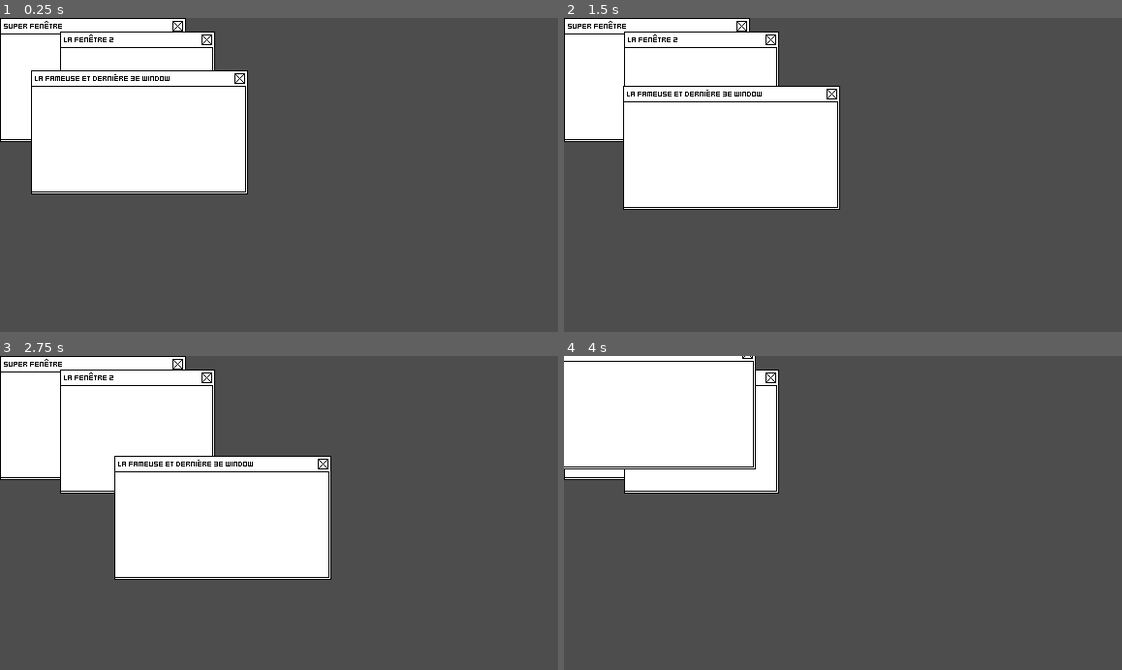
Above: before the commit, frames 1-4 (two rows, left to right).
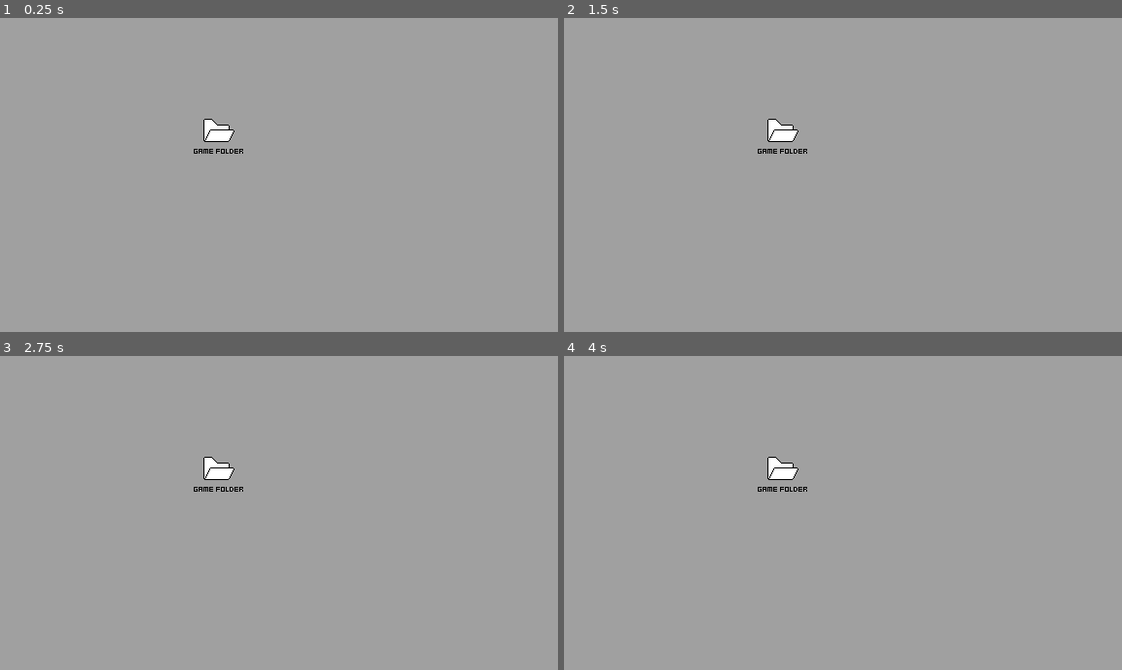
Above: after the commit, the same moments.

Repository: paul-maxime/one-more-folder
Game: Godot game, scene res://Scenes/MainScene.tscn
The game is run twice, just before and just after one commit, with the same random seed, the same clock (stepped at 60 frames per second) and the same inputs.
Inputs (mouse positions are in pixels of both pictures, inside the frame that each line leads up to):
- Up to frame 1 (0.25 s): no input
- Up to frame 2 (1.5 s): tap Enter at 0.5 s; move the mouse to (965, 159) at 0.52 s; click (965, 159) at 0.67 s; tap Space at 1.25 s; drag from (731, 190) to (815, 237) at 1.27 s
- Up to frame 3 (2.75 s): tap Enter at 2 s; move the mouse to (334, 443) at 2.02 s; click (334, 443) at 2.17 s
- Up to frame 4 (4 s): tap Space at 2.75 s; drag from (815, 575) to (675, 465) at 2.77 s; tap Enter at 3.5 s; move the mouse to (1010, 560) at 3.52 s; click (1010, 560) at 3.67 s

The runs differ from the first frame. In frame 1, 100% of the frame differs, in the area x 0-100%, y 0-100%; in frame 2, 100%; in frame 3, 100%; in frame 4, 100%.

Commit message:
Implement opening folders, closing windows and cursors

Diff:
--- /dev/null
+++ b/Scenes/File.tscn
@@ -0,0 +1,33 @@
+[gd_scene load_steps=4 format=3 uid="uid://cdn65xf60ic24"]
+
+[ext_resource type="Script" uid="uid://dfsjuee6nxsra" path="res://Scripts/File.gd" id="1_wvf65"]
+[ext_resource type="Texture2D" uid="uid://dhnygvqgx1k7q" path="res://Assets/file.png" id="2_bb4b2"]
+[ext_resource type="FontFile" uid="uid://dy2pqiwq5k0rt" path="res://Assets/Kenney Mini Square.ttf" id="3_omfu5"]
+
+[node name="File" type="Node2D"]
+script = ExtResource("1_wvf65")
+
+[node name="VBoxContainer" type="VBoxContainer" parent="."]
+offset_right = 52.0
+offset_bottom = 42.0
+mouse_filter = 0
+mouse_default_cursor_shape = 2
+theme_override_constants/separation = 0
+alignment = 1
+
+[node name="Icon" type="TextureRect" parent="VBoxContainer"]
+layout_mode = 2
+size_flags_horizontal = 4
+texture = ExtResource("2_bb4b2")
+stretch_mode = 2
+
+[node name="Filename" type="Label" parent="VBoxContainer"]
+layout_mode = 2
+size_flags_horizontal = 4
+theme_override_colors/font_color = Color(0, 0, 0, 1)
+theme_override_fonts/font = ExtResource("3_omfu5")
+theme_override_font_sizes/font_size = 8
+text = "name of the file"
+metadata/_edit_use_anchors_ = true
+
+[connection signal="gui_input" from="VBoxContainer" to="." method="_on_gui_input"]
--- a/Scenes/MainScene.tscn
+++ b/Scenes/MainScene.tscn
@@ -1,8 +1,14 @@
-[gd_scene load_steps=2 format=3 uid="uid://c0frf72gbqy8u"]
+[gd_scene load_steps=4 format=3 uid="uid://c0frf72gbqy8u"]
 
+[ext_resource type="Script" uid="uid://tntj5l4h835i" path="res://Scripts/MainScene.gd" id="1_qxria"]
 [ext_resource type="Script" uid="uid://c45a68pid2j3x" path="res://Scripts/WindowsManager.gd" id="1_tr2i4"]
+[ext_resource type="PackedScene" uid="uid://cdn65xf60ic24" path="res://Scenes/File.tscn" id="2_nhkr4"]
 
 [node name="MainScene" type="Node2D"]
+script = ExtResource("1_qxria")
+
+[node name="File" parent="." instance=ExtResource("2_nhkr4")]
+position = Vector2(200, 100)
 
 [node name="WindowsManager" type="Node" parent="."]
 script = ExtResource("1_tr2i4")
--- /dev/null
+++ b/Scripts/File.gd
@@ -0,0 +1,27 @@
+extends Node2D
+
+var is_folder = false
+
+func init(filename: String, folder: bool) -> void:
+	is_folder = folder
+	$VBoxContainer/Filename.text = filename
+	was_deselected()
+
+func _on_gui_input(event: InputEvent) -> void:
+	if event is InputEventMouseButton:
+		if event.double_click:
+			$"../WindowsManager".open_window()
+		elif event.pressed:
+			$"../WindowsManager".select_file(self)
+
+func was_selected() -> void:
+	if is_folder:
+		$VBoxContainer/Icon.texture = load("res://Assets/folder-focus.png")
+	else:
+		$VBoxContainer/Icon.texture = load("res://Assets/file-focus.png")
+
+func was_deselected() -> void:
+	if is_folder:
+		$VBoxContainer/Icon.texture = load("res://Assets/folder.png")
+	else:
+		$VBoxContainer/Icon.texture = load("res://Assets/file.png")
--- /dev/null
+++ b/Scripts/MainScene.gd
@@ -0,0 +1,4 @@
+extends Node
+
+func _ready() -> void:
+    $File.init("game folder", true)
--- a/Scripts/Window.gd
+++ b/Scripts/Window.gd
@@ -6,6 +6,7 @@
 var is_dragging = false
 var is_dragging_from: Vector2
 var is_dragging_from_mouse_pos: Vector2
+var pressed_close = false
 
 func _ready() -> void:
 	spawn_window_elements()
@@ -65,20 +66,46 @@
 func handle_mouse_button(event: InputEventMouseButton) -> bool:
 	if !is_position_part_of_window(event.position) && !is_dragging:
 		return false
+	if is_position_close_button(event.position):
+		if event.button_index == MOUSE_BUTTON_LEFT:
+			if event.pressed:
+				pressed_close = true
+				$CloseButton.texture = load("res://Assets/header-close-focus.png")
+			elif pressed_close:
+				pressed_close = false
+				$CloseButton.texture = load("res://Assets/header-close.png")
+				windows_manager.close_window(self)
+				$Background.mouse_default_cursor_shape = Input.CURSOR_ARROW
+			return true
 	if event.button_index == MOUSE_BUTTON_LEFT && event.pressed:
 		windows_manager.focus_window(self)
 		is_dragging_from = position
 		is_dragging_from_mouse_pos = event.position
 		is_dragging = true
+		$Background.mouse_default_cursor_shape = Input.CURSOR_MOVE
+		windows_manager.unselect_current_file()
 	if event.button_index == MOUSE_BUTTON_LEFT && !event.pressed:
 		is_dragging = false
+		$Background.mouse_default_cursor_shape = Input.CURSOR_ARROW
 	return true
 
 func handle_mouse_motion(event: InputEventMouseMotion) -> bool:
-	if !is_position_part_of_window(event.position) && !is_dragging:
+	if !is_position_part_of_window(event.position) && !is_dragging && !pressed_close:
 		return false
+	if !is_dragging:
+		if is_position_close_button(event.position):
+			$Background.mouse_default_cursor_shape = Input.CURSOR_POINTING_HAND
+		else:
+			if pressed_close:
+				pressed_close = false
+				$CloseButton.texture = load("res://Assets/header-close.png")
+			$Background.mouse_default_cursor_shape = Input.CURSOR_ARROW
 	if is_dragging:
 		position = floor(is_dragging_from + event.position - is_dragging_from_mouse_pos)
+		if position.x < 0: position.x = 0
+		if position.y < 0: position.y = 0
+		if position.x + size_in_pixels.x >= get_viewport_rect().end.x: position.x = get_viewport_rect().end.x - size_in_pixels.x
+		if position.y + size_in_pixels.y >= get_viewport_rect().end.y: position.y = get_viewport_rect().end.y - size_in_pixels.y
 	return true
 
 func is_position_part_of_window(event_position: Vector2) -> bool:
@@ -87,5 +114,11 @@
 		event_position.y >= position.y && \
 		event_position.y <= position.y + size_in_pixels.y
 
+func is_position_close_button(event_position: Vector2) -> bool:
+	return event_position.x >= $CloseButton.global_position.x + 2 && \
+		event_position.x <= $CloseButton.global_position.x + 13 && \
+		event_position.y >= $CloseButton.global_position.y + 3 && \
+		event_position.y <= $CloseButton.global_position.y + 14
+
 func set_title(text: String) -> void:
 	$WindowTitle.text = text
--- a/Scripts/WindowsManager.gd
+++ b/Scripts/WindowsManager.gd
@@ -2,25 +2,26 @@
 
 var window_scene = preload("res://Scenes/Window.tscn")
 var windows = []
+var selected_file: Node2D = null
 
 func _ready() -> void:
-	var window: Node2D = window_scene.instantiate()
-	window.init(self, 12, 8)
-	window.set_title("Super fenêtre")
-	add_child(window)
-	var window2: Node2D = window_scene.instantiate()
-	window2.init(self, 10, 8)
-	window2.set_title("La fenêtre 2")
-	window2.position = Vector2(62, 14)
-	add_child(window2)
-	var window3: Node2D = window_scene.instantiate()
-	window3.init(self, 14, 8)
-	window3.set_title("La fameuse et dernière 3e window")
-	window3.position = Vector2(32, 54)
-	add_child(window3)
-	windows.append(window3)
-	windows.append(window2)
-	windows.append(window)
+	# var window: Node2D = window_scene.instantiate()
+	# window.init(self, 12, 8)
+	# window.set_title("Super fenêtre")
+	# add_child(window)
+	# var window2: Node2D = window_scene.instantiate()
+	# window2.init(self, 10, 8)
+	# window2.set_title("La fenêtre 2")
+	# window2.position = Vector2(62, 14)
+	# add_child(window2)
+	# var window3: Node2D = window_scene.instantiate()
+	# window3.init(self, 14, 8)
+	# window3.set_title("La fameuse et dernière 3e window")
+	# window3.position = Vector2(32, 54)
+	# add_child(window3)
+	# windows.append(window3)
+	# windows.append(window2)
+	# windows.append(window)
 	update_z_indexes()
 
 func _input(event) -> void:
@@ -33,6 +34,16 @@
 			if window.handle_mouse_motion(event):
 				break
 
+func open_window() -> void:
+	var window: Node2D = window_scene.instantiate()
+	window.init(self, 12, 8)
+	window.set_title("Super fenêtre")
+	window.position = Vector2(62, 14)
+	add_child(window)
+	windows.push_front(window)
+	update_z_indexes()
+	unselect_current_file()
+
 func focus_window(window: Node2D) -> void:
 	if windows[0] == window:
 		return
@@ -40,9 +51,31 @@
 	windows.remove_at(index)
 	windows.push_front(window)
 	update_z_indexes()
+	unselect_current_file()
 
 func update_z_indexes() -> void:
 	var z_index = windows.size() * 10
+	var index = windows.size() - 1
 	for window: Node2D in windows:
+		move_child(window, index)
 		window.z_index = z_index
+		index -= 1
 		z_index -= 10
+
+func close_window(window: Node2D) -> void:
+	unselect_current_file()
+	var index = windows.find(window)
+	windows.remove_at(index)
+	window.queue_free()
+
+func select_file(file: Node2D) -> void:
+	if selected_file == file:
+		return
+	unselect_current_file()
+	selected_file = file
+	file.was_selected()
+
+func unselect_current_file() -> void:
+	if selected_file != null:
+		selected_file.was_deselected()
+		selected_file = null
--- a/project.godot
+++ b/project.godot
@@ -27,3 +27,4 @@
 textures/canvas_textures/default_texture_filter=0
 renderer/rendering_method="gl_compatibility"
 renderer/rendering_method.mobile="gl_compatibility"
+environment/defaults/default_clear_color=Color(0.627451, 0.627451, 0.627451, 1)
Binary file added: Assets/file-focus.png
Not shown, added: Assets/file-focus.png.import
Binary file changed: Assets/file.png
Binary file added: Assets/folder-focus.png
Not shown, added: Assets/folder-focus.png.import
Binary file changed: Assets/folder.png
Binary file added: Assets/header-close-focus.png
Not shown, added: Assets/header-close-focus.png.import
Not shown, added: Scripts/File.gd.uid
Not shown, added: Scripts/MainScene.gd.uid
